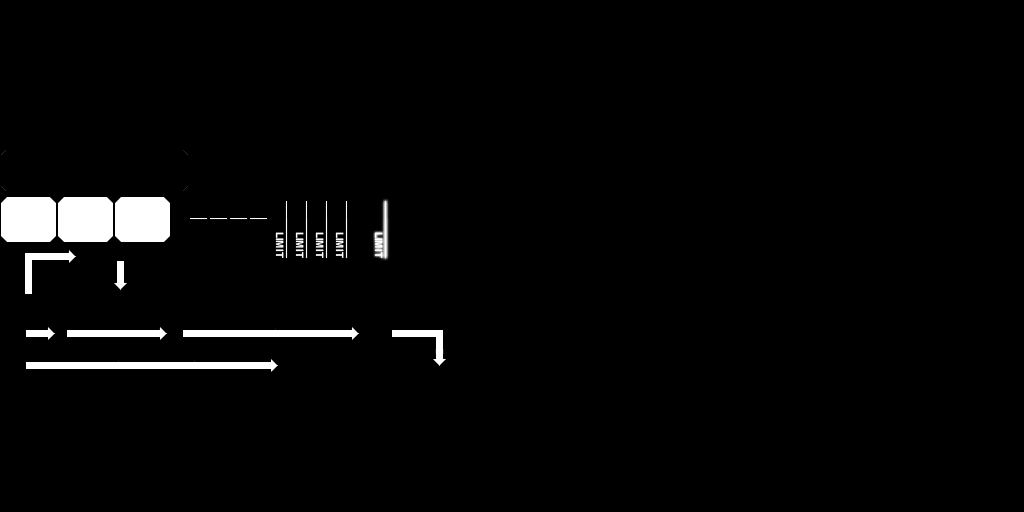
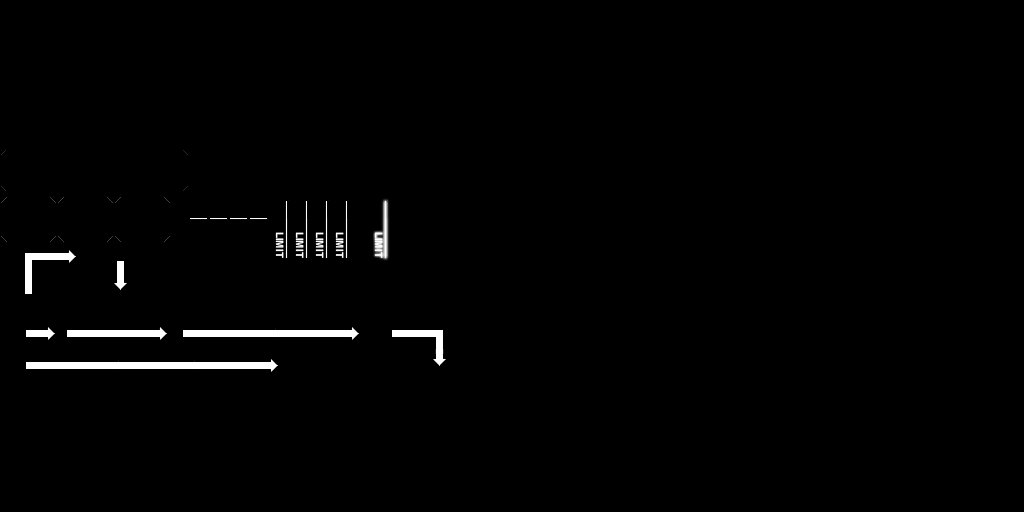
Two versions of the same layered image (1024×512). Layer-by-layer changes:
painted on "Unresearched" over [left=1, top=197, right=56, bottom=242]
painted on "Unresearched Hover" over [left=58, top=197, right=113, bottom=242]
painted on "Researched" over [left=115, top=197, right=170, bottom=242]
